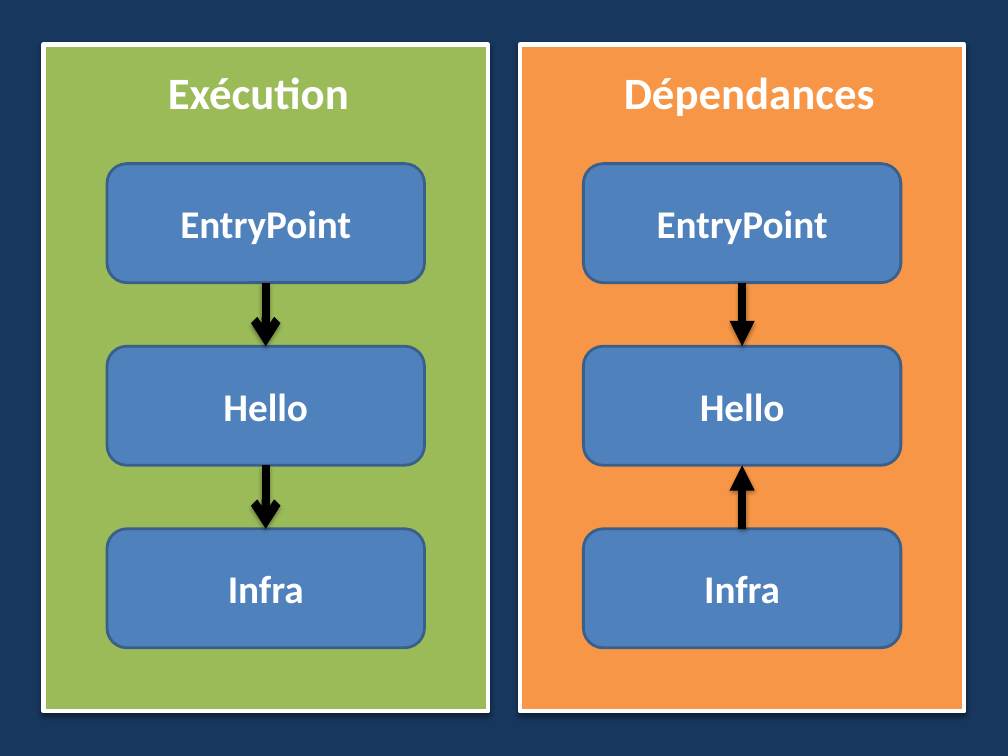
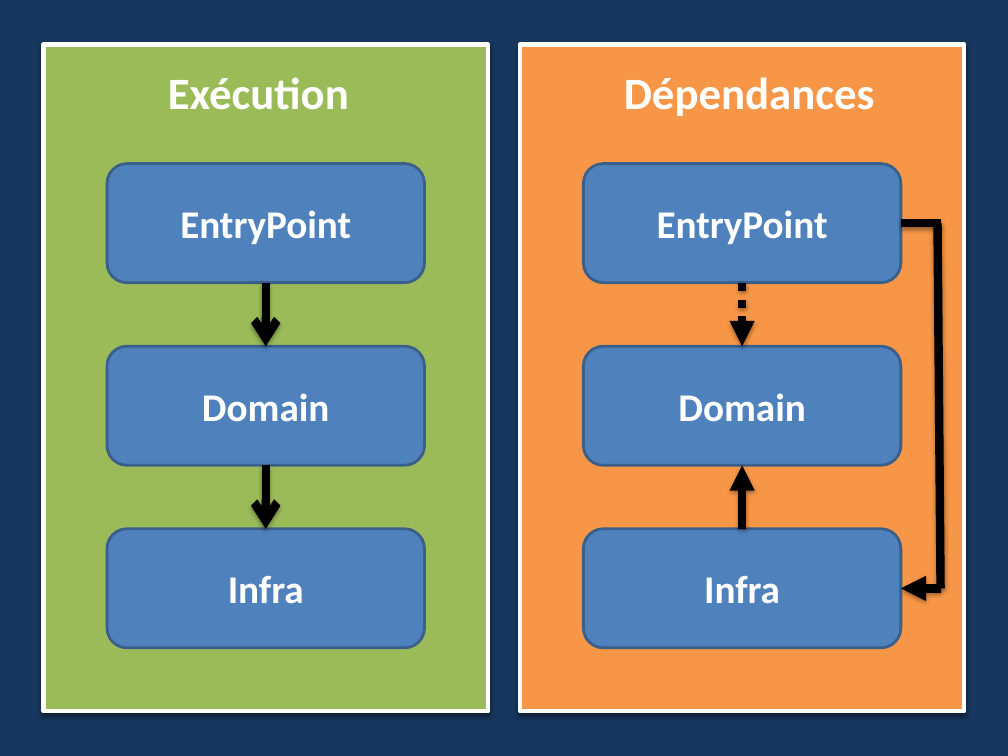
Before and after one commit to Pvlerick/DevDay2017, a slide deck: slide 7 of InjectionDeDépendances.pptx. Drawn at 1008x756 pixels with LibreOffice and Linux fonts; fonts in the diff are those of the drawing. Boxes give left, top, right and bottom in pixels: in the first picture for what was removed or moved away, otherwise in the second. Text is boxed around its words. In the diff, an @@ line names an element or a change of style, - is before the commit and + after.

```diff
--- a/InjectionDeDépendances.pptx
+++ b/InjectionDeDépendances.pptx
@@ line added from (940, 223) to (901, 223), #000000 6 pt @@
@@ line added from (940, 589) to (937, 223), #000000 6 pt @@
@@ arrow (742, 283) - (742, 347): stroke #000000 6 pt to #000000 6 pt dashed @@
@@ text in rounded rectangle at [202,393,330,422]: text changed @@
-Hello
+Domain
@@ text in rounded rectangle at [678,393,806,422]: text changed @@
-Hello
+Domain
@@ arrow added from (940, 589) to (901, 589), #000000 6 pt @@
```
Also in this commit, not shown: 1 other slide changed, 2 slides added, 24 other files.
